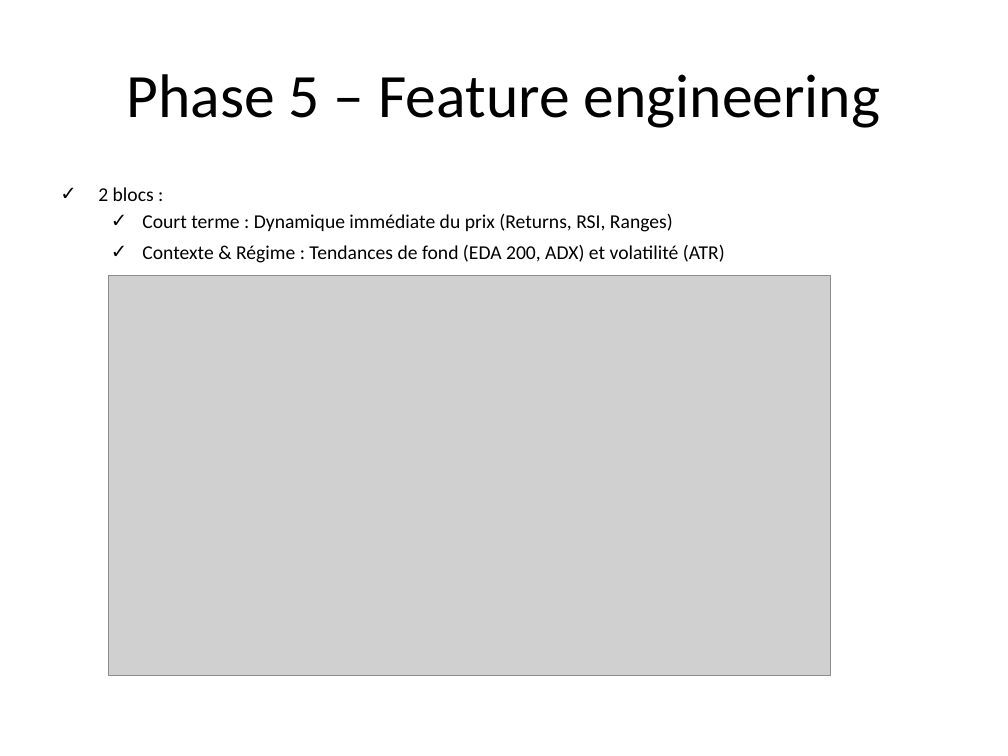
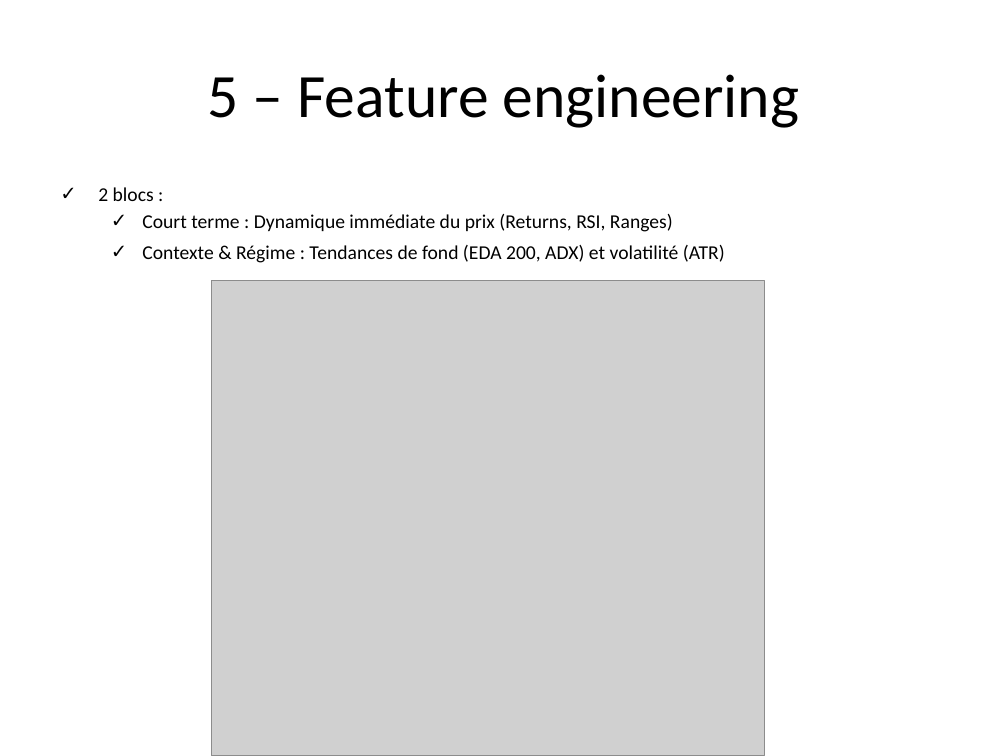
Before and after one commit to BeanEden/Projet_trading, a slide deck: slide 12 of Presentation_Projet_Trading.pptx (slide 9 before the commit). Drawn at 1008x756 pixels with LibreOffice and Linux fonts; fonts in the diff are those of the drawing; grey boxes stand for pictures; background and template pictures are left out. Boxes give left, top, right and bottom in pixels: in the first picture for what was removed or moved away, otherwise in the second. Text is boxed around its words. In the diff, an @@ line names an element or a change of style, - is before the commit and + after.

```diff
--- a/Presentation_Projet_Trading.pptx
+++ b/Presentation_Projet_Trading.pptx
@@ title at [208, 74, 799, 128]: text changed @@
-Phase 5 – Feature engineering
+5 – Feature engineering
@@ picture: place and size @@
-picture at [109, 275, 831, 675]
+picture at [212, 280, 765, 756]
```
Also in this commit, not shown: 11 other slides changed, 8 slides added, 6 slides removed, 7 other files.
